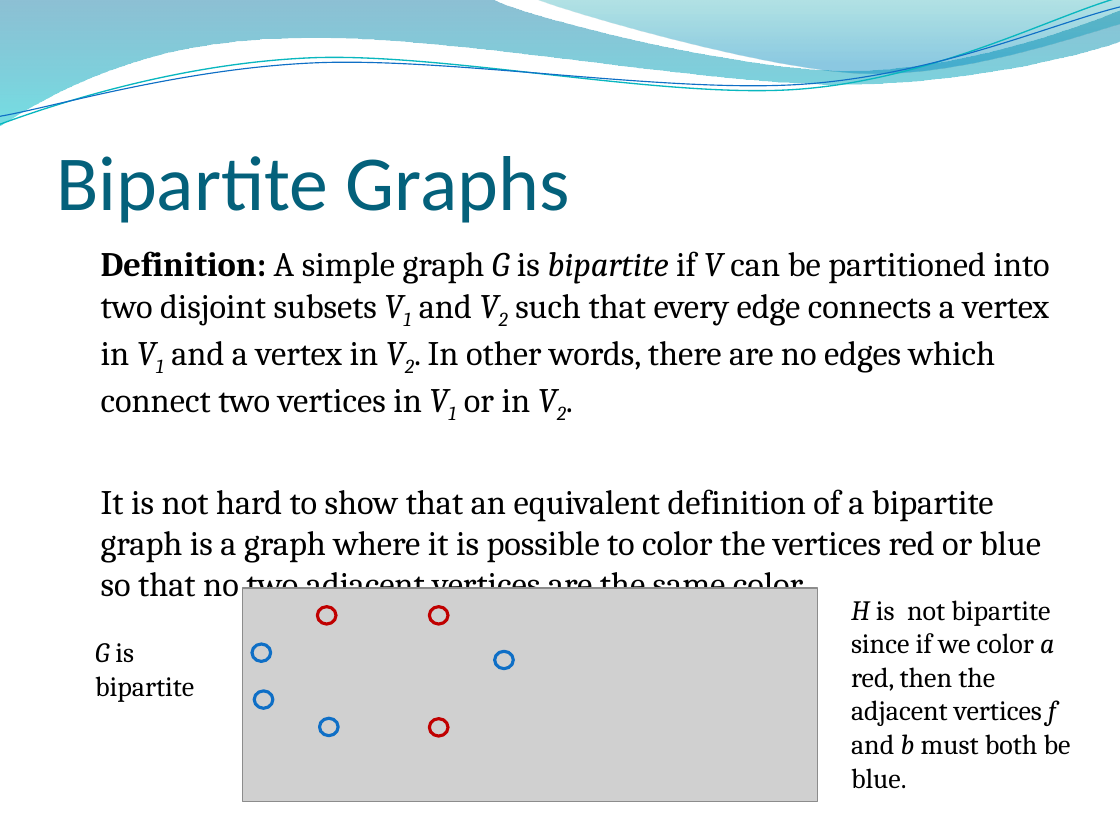
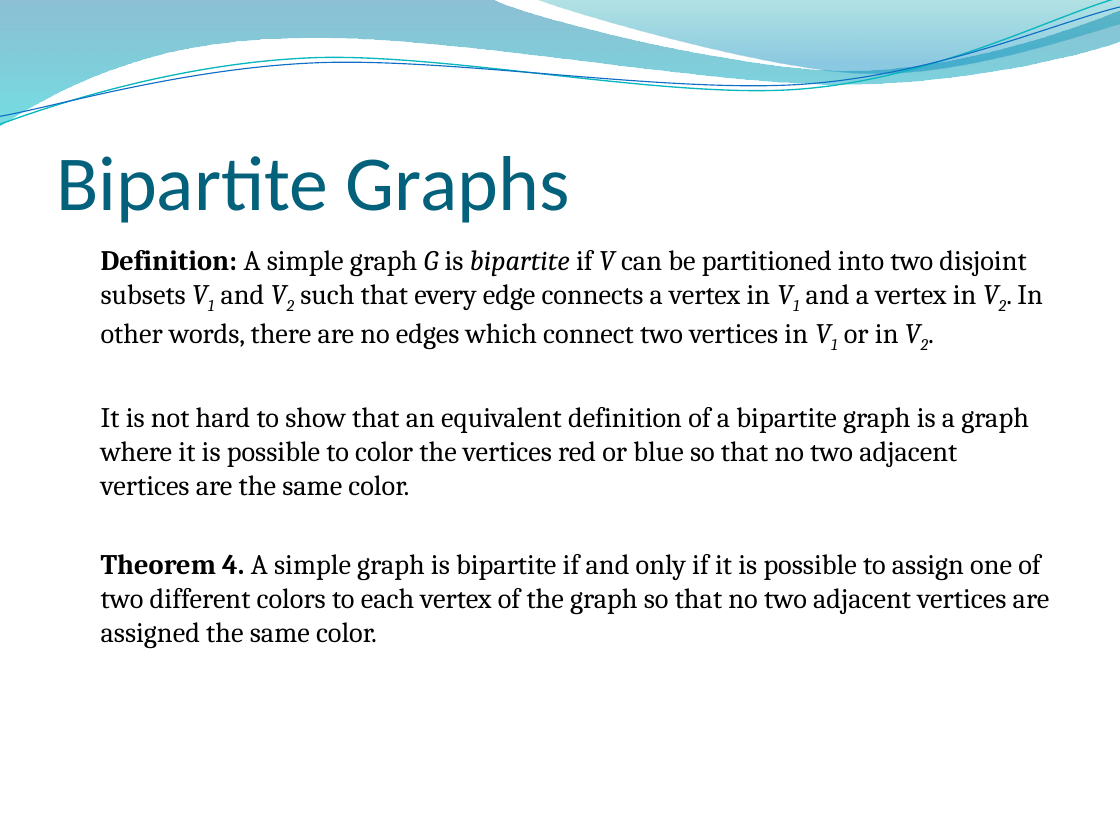
Before and after one commit to lin-chen-GA/lin-chen-GA.github.io, a slide deck: slide 35 of cs2620/slides/cs2620_notes10.pptx. Drawn at 1120x840 pixels with LibreOffice and Linux fonts; fonts in the diff are those of the drawing; grey boxes stand for pictures; background and template pictures are left out. Boxes give left, top, right and bottom in pixels: in the first picture for what was removed or moved away, otherwise in the second. Text is boxed around its words. In the diff, an @@ line names an element or a change of style, - is before the commit and + after.

```diff
--- a/cs2620/slides/cs2620_notes10.pptx
+++ b/cs2620/slides/cs2620_notes10.pptx
@@ text at bbox=[101, 250, 1043, 496]: size 22.1 to 18.2 pt in "Definition: A simple graph G is bipartite ...", "It is not hard to show that ..." @@
@@ text at bbox=[101, 554, 1050, 649]: paragraph added @@
+Theorem 4. A simple graph is bipartite if and only if it is possible to assign one of two different colors to each vertex of the graph so that no two adjacent vertices are assigned the same color.
@@ picture removed at bbox=[243, 588, 819, 802] @@
@@ ellipse removed at bbox=[317, 607, 336, 625] @@
@@ ellipse removed at bbox=[429, 607, 448, 625] @@
@@ text removed at bbox=[851, 600, 1071, 789] @@
-H is not bipartite
-since if we color a red, then the adjacent vertices f and b must both be blue.
@@ text removed at bbox=[95, 643, 194, 702] @@
-G is bipartite
@@ ellipse removed at bbox=[252, 644, 271, 662] @@
@@ ellipse removed at bbox=[495, 652, 514, 670] @@
@@ ellipse removed at bbox=[254, 691, 273, 709] @@
@@ ellipse removed at bbox=[319, 718, 338, 736] @@
@@ ellipse removed at bbox=[429, 719, 448, 737] @@
```
Also in this commit, not shown: 12 other slides changed, 1 slide added, 3 other files.
